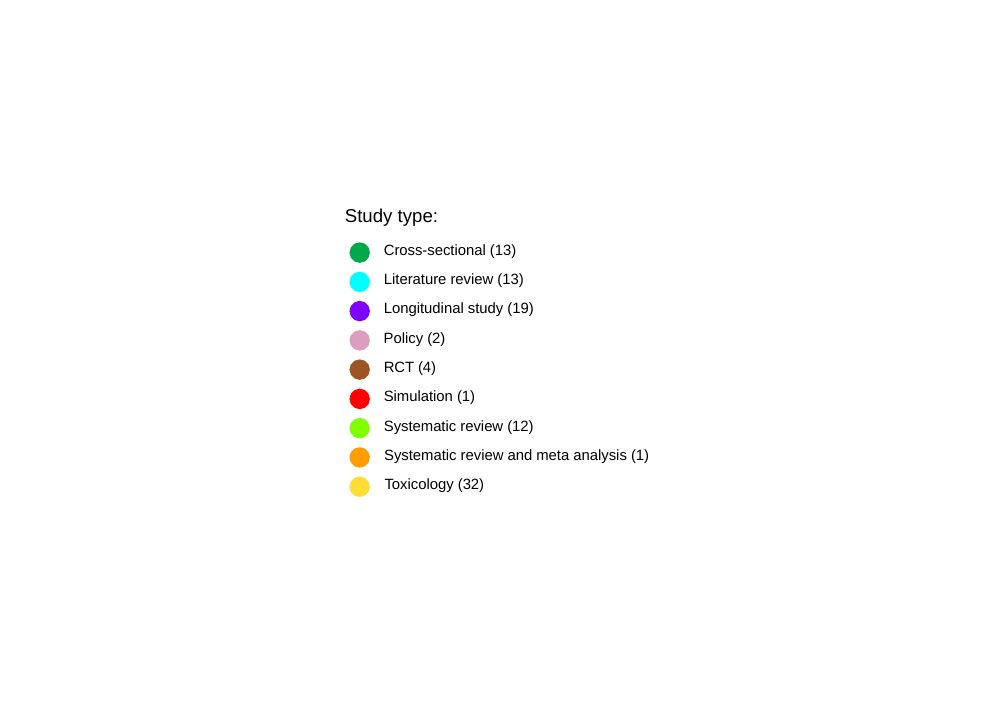
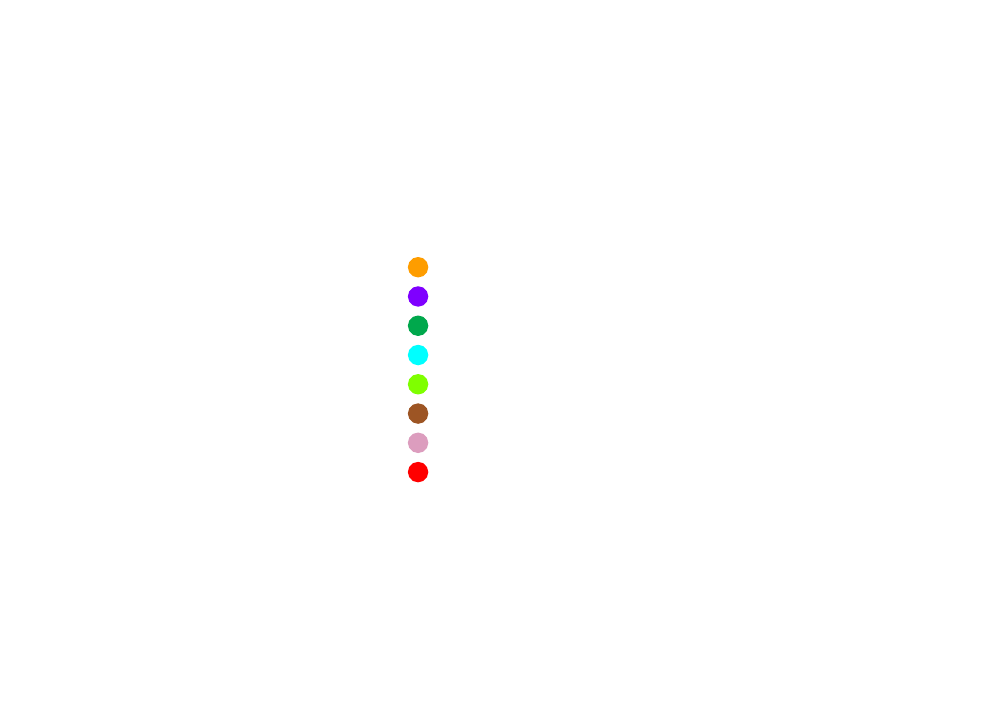
Before and after one commit to marissasmith8/Citation-Network-Analysis, a slide deck: slide 1 of outputs/legend_stud_presentation.pptx. Drawn at 1008x711 pixels with LibreOffice and Linux fonts; fonts in the diff are those of the drawing. Boxes give left, top, right and bottom in pixels: in the first picture for what was removed or moved away, otherwise in the second. Text is boxed around its words. In the diff, an @@ line names an element or a change of style, - is before the commit and + after.

```diff
--- a/outputs/legend_stud_presentation.pptx
+++ b/outputs/legend_stud_presentation.pptx
@@ ellipse at [408, 257, 428, 277]: fill #00FFFF to #FE9D00; outline #00FFFF 0.71 pt to #FE9D00 0.71 pt @@
@@ ellipse at [408, 316, 428, 335]: fill #DC9DBE to #00A84C; outline #DC9DBE 0.71 pt to #00A84C 0.71 pt @@
@@ ellipse at [408, 345, 428, 364]: fill #9D5524 to #00FFFF; outline #9D5524 0.71 pt to #00FFFF 0.71 pt @@
@@ ellipse at [408, 374, 428, 394]: fill #FF0000 to #7FFF00; outline #FF0000 0.71 pt to #7FFF00 0.71 pt @@
@@ ellipse at [408, 403, 428, 423]: fill #7FFF00 to #9D5524; outline #7FFF00 0.71 pt to #9D5524 0.71 pt @@
@@ ellipse at [408, 433, 428, 452]: fill #FE9D00 to #DC9DBE; outline #FE9D00 0.71 pt to #DC9DBE 0.71 pt @@
@@ group removed at [345, 208, 649, 492]: 10 texts, 1 ellipse @@
-Study type:
-Cross-sectional (13)
-Literature review (13)
-Longitudinal study (19)
-Policy (2)
-RCT (4)
-Simulation (1)
-Systematic review (12)
-Systematic review and meta analysis (1)
-Toxicology (32)
@@ 8 ellipses: place and size @@
-8 ellipses at [350, 272, 369, 496]
+8 ellipses at [408, 257, 428, 481]
@@ ellipse at [408, 462, 428, 481]: fill #FFDC36 to #FF0000; outline #FFDC36 0.71 pt to #FF0000 0.71 pt @@
```
Also in this commit, not shown: 4 other files.
